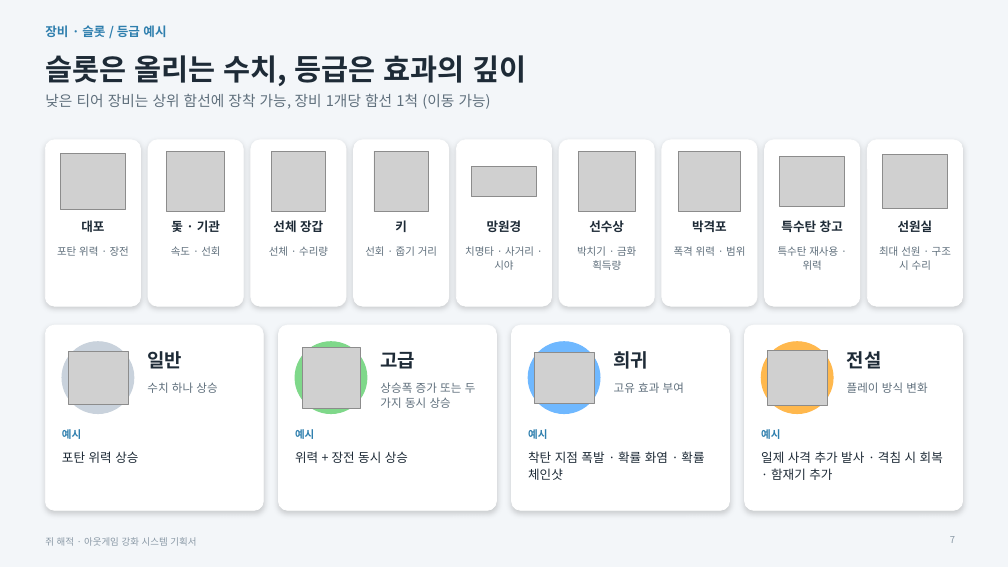
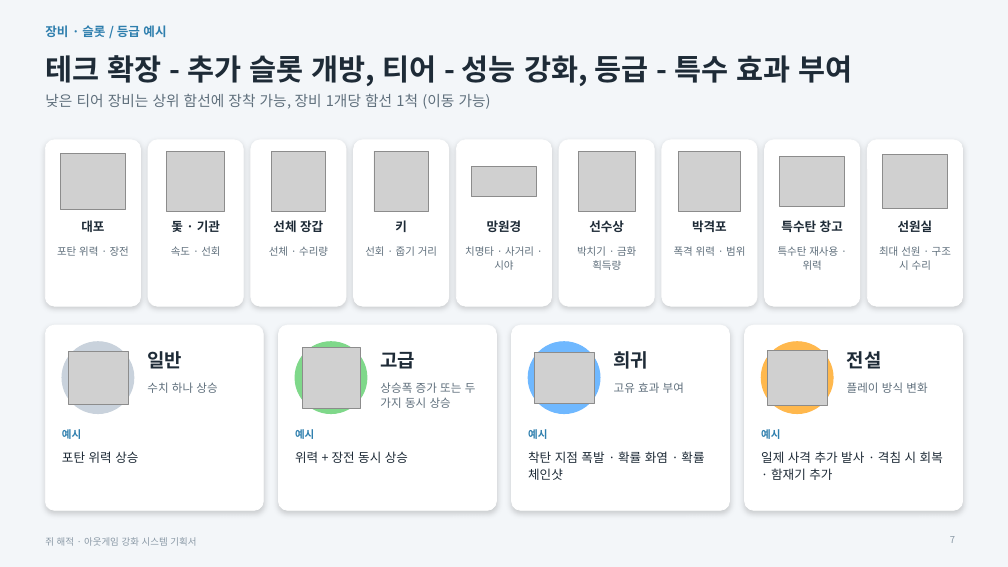
Before and after one commit to inory16351/RatPlain, a slide deck: slide 7 of Pirat_Plan/쥐해적_아웃게임강화기획서.pptx. Drawn at 1008x567 pixels with LibreOffice and Linux fonts; fonts in the diff are those of the drawing; grey boxes stand for pictures. Boxes give left, top, right and bottom in pixels: in the first picture for what was removed or moved away, otherwise in the second. Text is boxed around its words. In the diff, an @@ line names an element or a change of style, - is before the commit and + after.

```diff
--- a/Pirat_Plan/쥐해적_아웃게임강화기획서.pptx
+++ b/Pirat_Plan/쥐해적_아웃게임강화기획서.pptx
@@ title at (45, 55, 852, 86): text changed @@
-슬롯은 올리는 수치, 등급은 효과의 깊이
+테크 확장 - 추가 슬롯 개방, 티어 - 성능 강화, 등급 - 특수 효과 부여
```
Also in this commit, not shown: 9 other slides changed, 5 other files.
